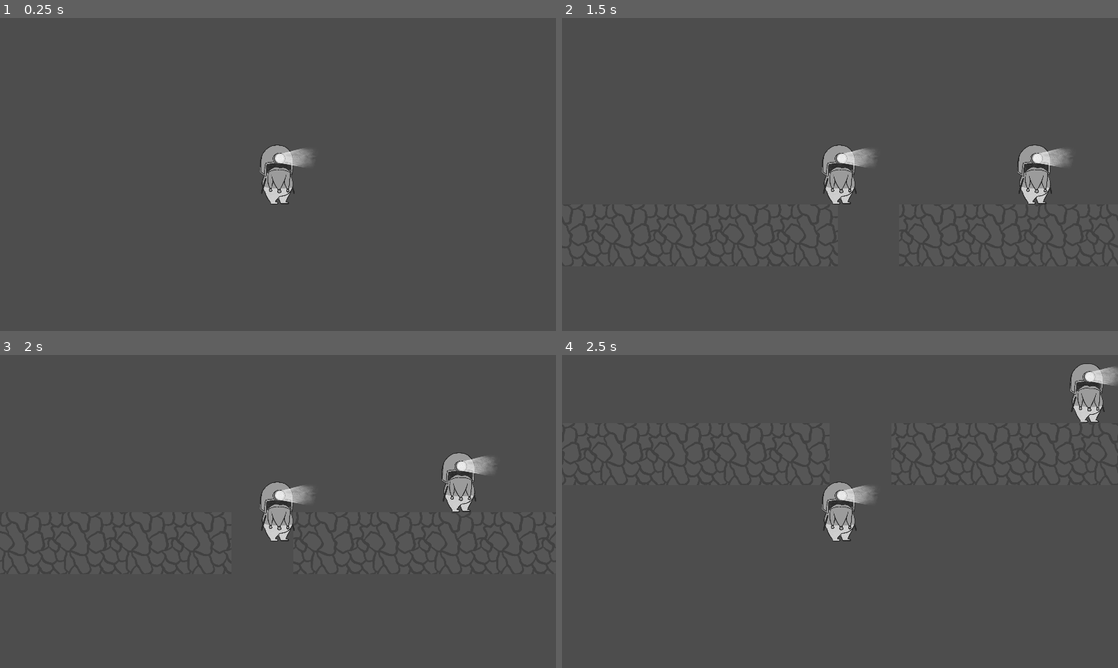
Above: before the commit, frames 1-4 (two rows, left to right).
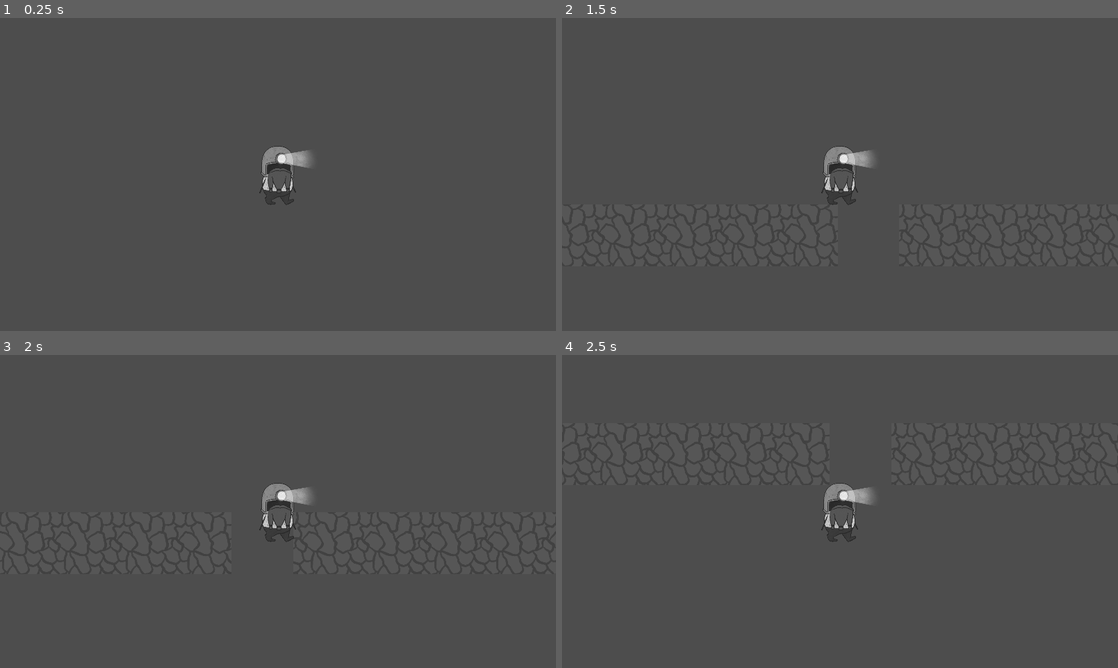
Above: after the commit, the same moments.

Repository: nksacayan/ProjectDarkAndDiggy
Game: Godot game, scene res://levels/test_level.tscn
Same seed, same stepped clock (60 frames per second), same inputs: the game is played once before the commit and once after it.
Inputs:
- Up to frame 1 (0.25 s): no input
- Up to frame 2 (1.5 s): tap Enter at 0.5 s; hold D (move_right) from 0.53 s (still down); tap Space (jump) at 0.77 s
- Up to frame 3 (2 s): keep holding D (move_right); tap Space (jump) at 1.52 s
- Up to frame 4 (2.5 s): release D (move_right) at 2.03 s; hold A (move_left) from 2.03 s (still down)

The runs differ from the first frame. In frame 1, 0.7% of the frame differs, in the area x 46-56%, y 40-60%; in frame 2, 1.7%, in the area x 46-92%, y 40-60%; in frame 3, 1.7%; in frame 4, 1.7%.

Commit message:
Starts player animation handler

Diff:
--- /dev/null
+++ b/player/PlayerAnimationHandler.gd
@@ -0,0 +1,9 @@
+class_name PlayerAnimationHandler
+extends AnimatedSprite2D
+
+
+func _face_direction(p_left_right: Vector2) -> void:
+	pass
+
+func play_animation(p_velocity: Vector2) -> void:
+	pass
--- a/player/player.tscn
+++ b/player/player.tscn
@@ -1,10 +1,35 @@
-[gd_scene load_steps=7 format=3 uid="uid://cd6ndg0vgc407"]
+[gd_scene load_steps=11 format=3 uid="uid://cd6ndg0vgc407"]
 
 [ext_resource type="Script" path="res://player/player_body.gd" id="1_eeh5k"]
-[ext_resource type="Texture2D" uid="uid://d3ypsypb2iomr" path="res://player/assets/sprites/test_dwarf.PNG" id="2_wt3oh"]
+[ext_resource type="Texture2D" uid="uid://ejra8v60l2ni" path="res://player/assets/sprites/dwarf-idle.png" id="2_oify2"]
+[ext_resource type="Texture2D" uid="uid://b4qab2hbgyba5" path="res://player/assets/sprites/dwarf-walk-1.png" id="3_a6q45"]
 [ext_resource type="Script" path="res://player/PlayerInput.gd" id="3_rrhqs"]
 [ext_resource type="PackedScene" uid="uid://co2br1d8dw6vr" path="res://player/digger/digger.tscn" id="4_12lik"]
+[ext_resource type="Texture2D" uid="uid://c171cwpd7dwud" path="res://player/assets/sprites/dwarf-walk-2.png" id="4_beva2"]
+[ext_resource type="Script" path="res://player/PlayerAnimationHandler.gd" id="5_i0qo2"]
 [ext_resource type="PackedScene" uid="uid://82146sj7fcfh" path="res://common_components/health/health.tscn" id="5_lqeur"]
+
+[sub_resource type="SpriteFrames" id="SpriteFrames_g28g1"]
+animations = [{
+"frames": [{
+"duration": 1.0,
+"texture": ExtResource("2_oify2")
+}],
+"loop": true,
+"name": &"idle",
+"speed": 5.0
+}, {
+"frames": [{
+"duration": 1.0,
+"texture": ExtResource("3_a6q45")
+}, {
+"duration": 1.0,
+"texture": ExtResource("4_beva2")
+}],
+"loop": true,
+"name": &"walk",
+"speed": 4.0
+}]
 
 [sub_resource type="CapsuleShape2D" id="CapsuleShape2D_xmqaa"]
 radius = 64.0
@@ -16,9 +41,12 @@
 script = ExtResource("1_eeh5k")
 metadata/_edit_group_ = true
 
-[node name="Sprite2D" type="Sprite2D" parent="."]
-position = Vector2(48, 0)
-texture = ExtResource("2_wt3oh")
+[node name="AnimatedSprite2D" type="AnimatedSprite2D" parent="."]
+unique_name_in_owner = true
+sprite_frames = SubResource("SpriteFrames_g28g1")
+animation = &"walk"
+offset = Vector2(48, 0)
+script = ExtResource("5_i0qo2")
 
 [node name="CollisionShape2D" type="CollisionShape2D" parent="."]
 shape = SubResource("CapsuleShape2D_xmqaa")
--- a/player/player_body.gd
+++ b/player/player_body.gd
@@ -8,9 +8,12 @@
 @onready var player_input: PlayerInput = %PlayerInput
 @onready var digger: Digger = %Digger
 @onready var health: Health = %Health
+@onready var animation_handler: PlayerAnimationHandler = %AnimatedSprite2D as PlayerAnimationHandler
+
 
 func _physics_process(delta: float) -> void:
 	_do_movement(delta)
+	animation_handler.play_animation(velocity)
 	_try_digging()
 
 func _on_player_input_jump_input() -> void:
--- a/project.godot
+++ b/project.godot
@@ -13,7 +13,6 @@
 config/name="ProjectDarkAndDiggy"
 run/main_scene="res://levels/test_level.tscn"
 config/features=PackedStringArray("4.2", "GL Compatibility")
-config/icon="res://player/assets/sprites/test_dwarf.PNG"
 
 [autoload]
 
Binary file added: art_dump/dirt/bottom center.png
Not shown, added: art_dump/dirt/bottom center.png.import
Binary file added: art_dump/dirt/bottom left corner.png
Not shown, changed: art_dump/dirt/bottom left corner.png.import
Binary file added: art_dump/dirt/bottom right corner.png
Not shown, added: art_dump/dirt/bottom right corner.png.import
Binary file added: art_dump/dirt/center.png
Not shown, added: art_dump/dirt/center.png.import
Binary file added: art_dump/dirt/left edge.png
Not shown, added: art_dump/dirt/left edge.png.import
Binary file added: art_dump/dirt/right edge.png
Not shown, added: art_dump/dirt/right edge.png.import
(and 13 more such lines)
